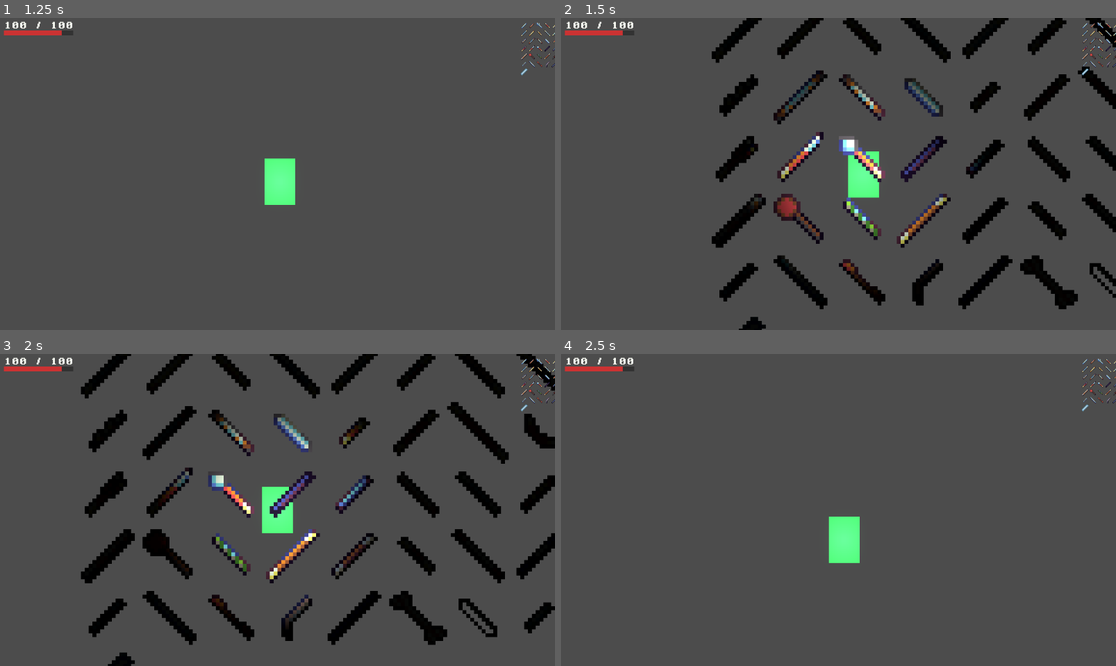
Above: before the commit, frames 1-4 (two rows, left to right).
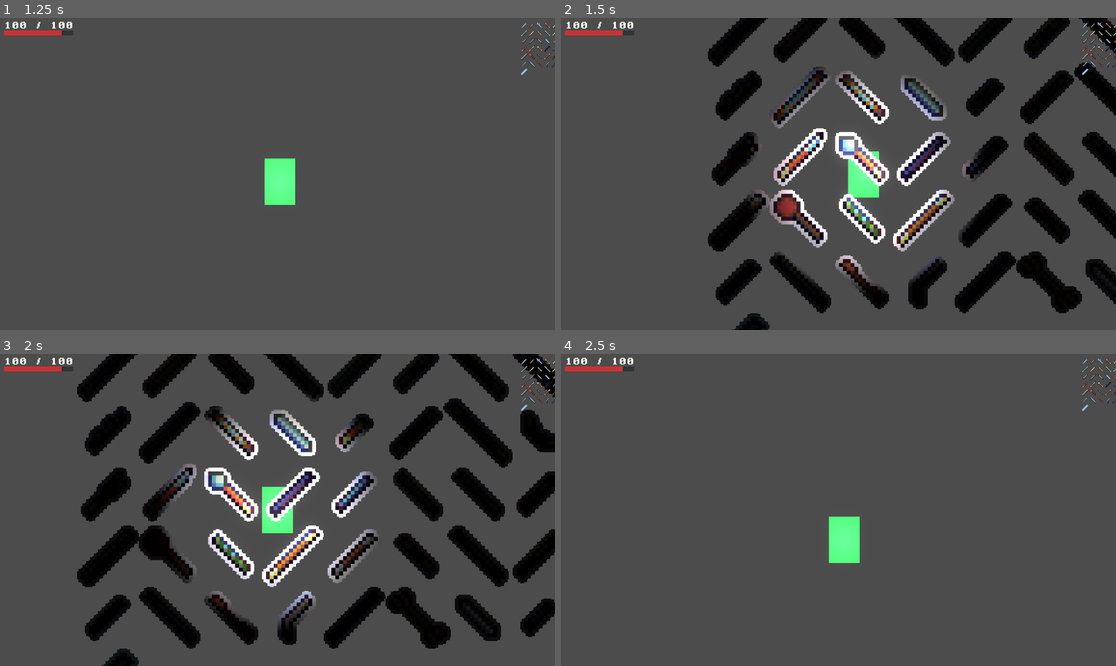
Above: after the commit, the same moments.

Repository: WMsans/top-down-rogue
Game: Godot game, scene res://scenes/ui/main_menu.tscn
Same seed, same stepped clock (60 frames per second), same inputs: the game is played once before the commit and once after it.
Inputs (mouse positions are in pixels of both pictures, inside the frame that each line leads up to):
- Up to frame 1 (1.25 s): click "PLAY" at 0.5 s
- Up to frame 2 (1.5 s): tap Enter at 1.25 s; move the mouse to (960, 158) at 1.27 s; hold D (move_right) from 1.28 s (still down); hold E (interact) from 1.28 s (still down); click (960, 158) at 1.42 s
- Up to frame 3 (2 s): keep holding D (move_right); keep holding E (interact)
- Up to frame 4 (2.5 s): move the mouse to (727, 525) at 2.02 s; release D (move_right) at 2.03 s; release E (interact) at 2.03 s; hold S (move_down) from 2.03 s (still down); tap E (interact) at 2.1 s

Frame 1 is identical in both runs. In frame 2, 11% of the frame differs, in the area x 26-100%, y 0-100%; in frame 3, 13%, in the area x 13-100%, y 0-100%; in frame 4, nothing differs.
Error in both runs: Cannot call method 'shader_create_from_spirv' on a null value. (res://src/core/compute_device.gd:28)

Commit message:
fix: interactable outline

Diff:
--- a/scenes/drop.tscn
+++ b/scenes/drop.tscn
@@ -1,24 +1,29 @@
-[gd_scene load_steps=4 format=3]
+[gd_scene format=3 uid="uid://d1y7ifmwsckf"]
 
-[ext_resource type="Script" path="res://src/drops/drop.gd" id="1"]
-[ext_resource type="ShaderMaterial" path="res://shaders/visual/outline.tres" id="2"]
-[ext_resource type="Script" path="res://src/interactables/interactable.gd" id="3"]
+[ext_resource type="Script" uid="uid://b2eqrxwgnewxd" path="res://src/drops/drop.gd" id="1"]
+[ext_resource type="Shader" uid="uid://bgkst7g0qd22q" path="res://shaders/visual/outline.gdshader" id="2_8i0xm"]
+[ext_resource type="Script" uid="uid://cf1nyxv740dt7" path="res://src/interactables/interactable.gd" id="3"]
+
+[sub_resource type="ShaderMaterial" id="ShaderMaterial_8i0xm"]
+shader = ExtResource("2_8i0xm")
+shader_parameter/outline_width = 1.0000000475
+shader_parameter/outline_color = Color(1, 1, 1, 1)
 
 [sub_resource type="CircleShape2D" id="CircleShape2D_1"]
 radius = 8.0
 
-[node name="Drop" type="RigidBody2D"]
+[node name="Drop" type="RigidBody2D" unique_id=267418380]
 collision_layer = 2
 collision_mask = 3
 linear_damp = 5.0
 script = ExtResource("1")
 
-[node name="Sprite2D" type="Sprite2D" parent="."]
-material = ExtResource("2")
+[node name="Sprite2D" type="Sprite2D" parent="." unique_id=1171085499]
+material = SubResource("ShaderMaterial_8i0xm")
 
-[node name="CollisionShape2D" type="CollisionShape2D" parent="."]
+[node name="CollisionShape2D" type="CollisionShape2D" parent="." unique_id=615290080]
 shape = SubResource("CircleShape2D_1")
 
-[node name="Interactable" type="Node" parent="."]
-outline_material = ExtResource("2")
+[node name="Interactable" type="Node" parent="." unique_id=764727390 node_paths=PackedStringArray("canvas_item")]
 script = ExtResource("3")
+canvas_item = NodePath("../Sprite2D")
--- a/scenes/weapon_drop.tscn
+++ b/scenes/weapon_drop.tscn
@@ -1,7 +1,19 @@
-[gd_scene load_steps=3 format=3]
+[gd_scene format=3 uid="uid://drejdwp6sokns"]
 
 [ext_resource type="PackedScene" path="res://scenes/drop.tscn" id="1"]
-[ext_resource type="Script" path="res://src/drops/weapon_drop.gd" id="2"]
+[ext_resource type="Script" uid="uid://h4qpqqpb053y" path="res://src/drops/weapon_drop.gd" id="2"]
+[ext_resource type="Shader" uid="uid://bgkst7g0qd22q" path="res://shaders/visual/outline.gdshader" id="3_vxjow"]
 
-[node name="WeaponDrop" instance=ExtResource("1")]
+[sub_resource type="ShaderMaterial" id="ShaderMaterial_gtknk"]
+shader = ExtResource("3_vxjow")
+shader_parameter/outline_width = 0.0
+shader_parameter/outline_color = Color(1, 1, 1, 1)
+
+[node name="WeaponDrop" unique_id=1813227618 instance=ExtResource("1")]
 script = ExtResource("2")
+
+[node name="Sprite2D" parent="." index="0"]
+material = SubResource("ShaderMaterial_gtknk")
+
+[node name="Interactable" parent="." index="2" node_paths=PackedStringArray("canvas_item")]
+canvas_item = NodePath("../Sprite2D")
--- a/shaders/visual/outline.gdshader
+++ b/shaders/visual/outline.gdshader
@@ -1,7 +1,7 @@
 shader_type canvas_item;
 
 uniform float outline_width : hint_range(0.0, 10.0) = 0.0;
-uniform Color outline_color : source_color = Color(1.0, 1.0, 1.0, 1.0);
+uniform vec4 outline_color : source_color = vec4(1.0, 1.0, 1.0, 1.0);
 
 void fragment() {
 	vec4 base_color = texture(TEXTURE, UV);
--- a/shaders/visual/outline.tres
+++ /dev/null
@@ -1,8 +0,0 @@
-[gd_resource type="ShaderMaterial" load_steps=2 format=3]
-
-[ext_resource type="Shader" path="res://shaders/visual/outline.gdshader" id="1"]
-
-[resource]
-shader = ExtResource("1")
-shader_parameter/outline_width = 0.0
-shader_parameter/outline_color = Color(1, 1, 1, 1)
--- a/src/core/shadow_grid.gd
+++ b/src/core/shadow_grid.gd
@@ -77,11 +77,11 @@
 
 ## Replace the grid data with new readback data. Called after GPU readback completes.
 func apply_data(data: PackedByteArray) -> void:
-	print("=== ShadowGrid.apply_data ===")
-	print("  data size: %d" % data.size())
+	## print("=== ShadowGrid.apply_data ===")
+	## print("  data size: %d" % data.size())
 	_data = data
 	data_updated.emit()
-	print("  Emitted data_updated signal")
+	## print("  Emitted data_updated signal")
 
 
 ## Returns the world-space Rect2i that this grid currently covers.
@@ -126,16 +126,16 @@
 
 ## Force an immediate sync (used for initial spawn).
 func force_sync(center: Vector2i) -> void:
-	print("=== ShadowGrid.force_sync ===")
-	print("  center: %s" % center)
+	## print("=== ShadowGrid.force_sync ===")
+	## print("  center: %s" % center)
 	if world_manager == null:
 		print("  ERROR: world_manager is null!")
 		return
 	set_center(center)
 	var data: PackedByteArray = world_manager.read_region(get_world_rect())
-	print("  Read region data size: %d" % data.size())
+	# print("  Read region data size: %d" % data.size())
 	_data = data
 	_frames_since_last_sync = 0
 	_dirty = false
 	data_updated.emit()
-	print("  Emitted data_updated signal")
+	# print("  Emitted data_updated signal")
--- a/src/interactables/interactable.gd
+++ b/src/interactables/interactable.gd
@@ -5,7 +5,7 @@
 signal unhighlighted
 
 @export var interaction_name: String = ""
-@export var outline_material: ShaderMaterial
+@export var canvas_item: CanvasItem
 
 var _is_highlighted: bool = false
 
@@ -14,8 +14,8 @@
 	if _is_highlighted == enabled:
 		return
 	_is_highlighted = enabled
-	if outline_material:
-		outline_material.set_shader_parameter("outline_width", 2.0 if enabled else 0.0)
+	if canvas_item and canvas_item.material is ShaderMaterial:
+		(canvas_item.material as ShaderMaterial).set_shader_parameter("outline_width", 1.0 if enabled else 0.0)
 	if enabled:
 		highlighted.emit()
 	else:
